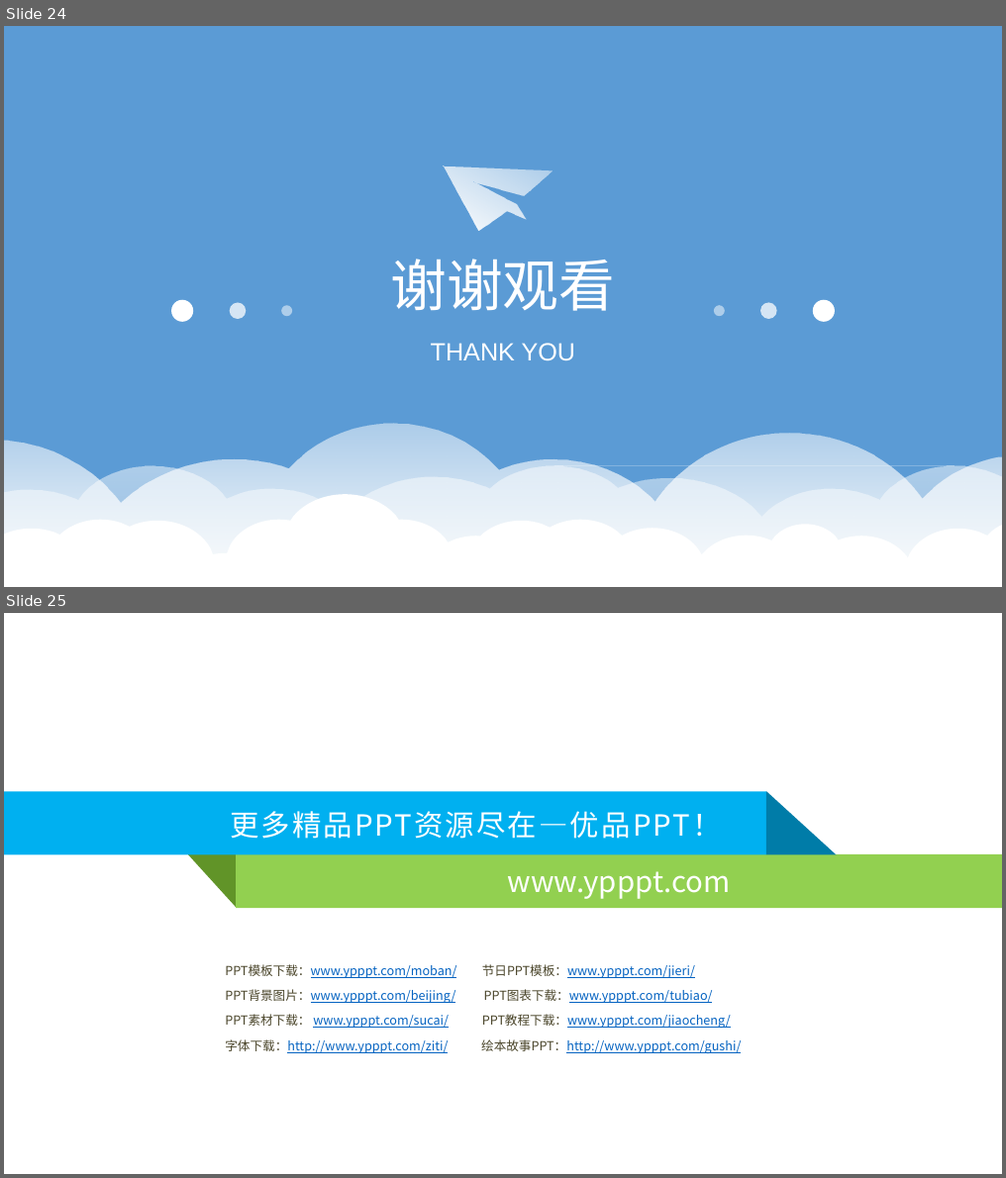
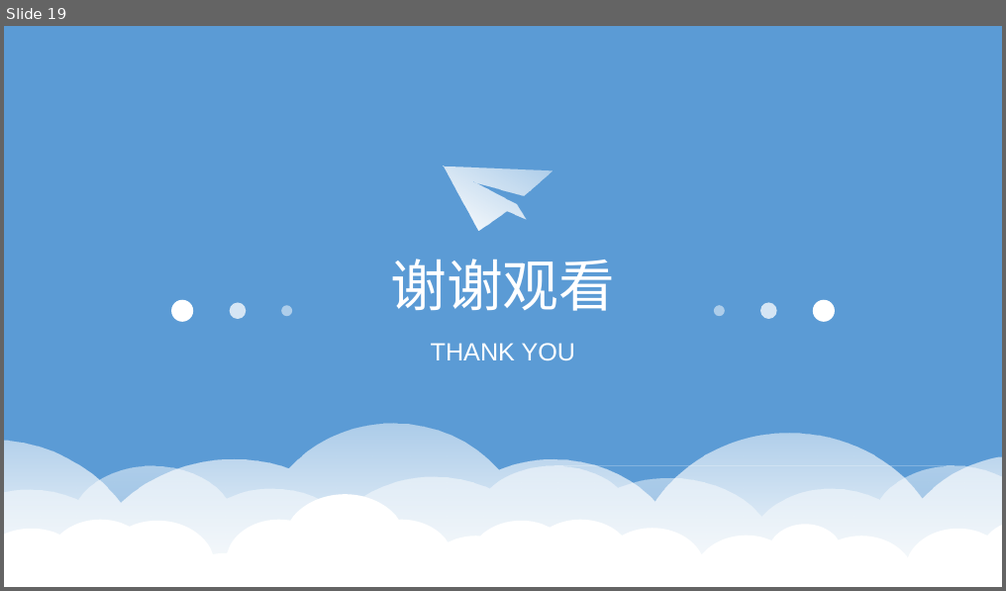
Before and after one commit to touchpillow/ts-demo, a slide deck: ts-分享.pptx. Shown one above the other, each under a label of ours: slides 24 and 25 before the commit, slide 19 after it. The pictures are 1006x1178 and 1006x591 pixels, drawn with LibreOffice and Linux fonts; fonts in the diff are those of the drawing. Boxes give left, top, right and bottom in pixels: in the first picture for what was removed or moved away, otherwise in the second. Text is boxed around its words. In the diff, an @@ line names an element or a change of style, - is before the commit and + after.

```diff
--- a/ts-分享.pptx
+++ b/ts-分享.pptx
@@ slide 25 removed at (4, 613, 1002, 1174), background #FFFFFF @@
@@ rectangle removed at (4, 791, 766, 856) @@
-更多精品PPT资源尽在—优品PPT！
@@ right triangle removed at (766, 791, 837, 856) @@
@@ freeform shape removed at (187, 855, 237, 908) @@
@@ rectangle removed at (236, 855, 1002, 908) @@
-www.ypppt.com
@@ text removed at (225, 964, 741, 1054) @@
-PPT模板下载：www.ypppt.com/moban/ 节日PPT模板：www.ypppt.com/jieri/
-PPT背景图片：www.ypppt.com/beijing/ PPT图表下载：www.ypppt.com/tubiao/
-PPT素材下载： www.ypppt.com/sucai/ PPT教程下载：www.ypppt.com/jiaocheng/
-字体下载：http://www.ypppt.com/ziti/ 绘本故事PPT：http://www.ypppt.com/gushi/
@@ what was slide 24 is now slide 19 @@
```
Also in this commit, not shown: 7 slides changed, 1 slide added, 6 other slides removed, 1 other file.
